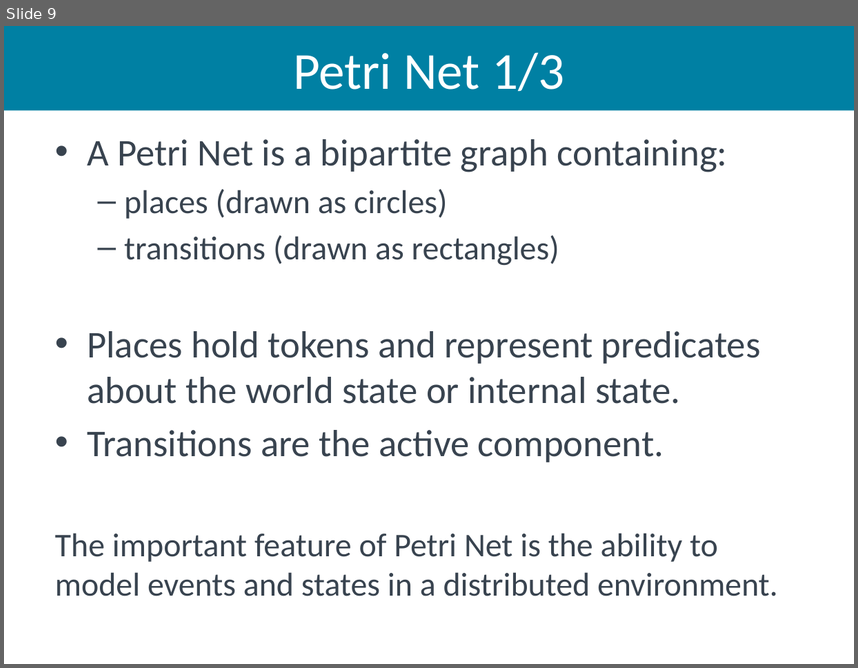
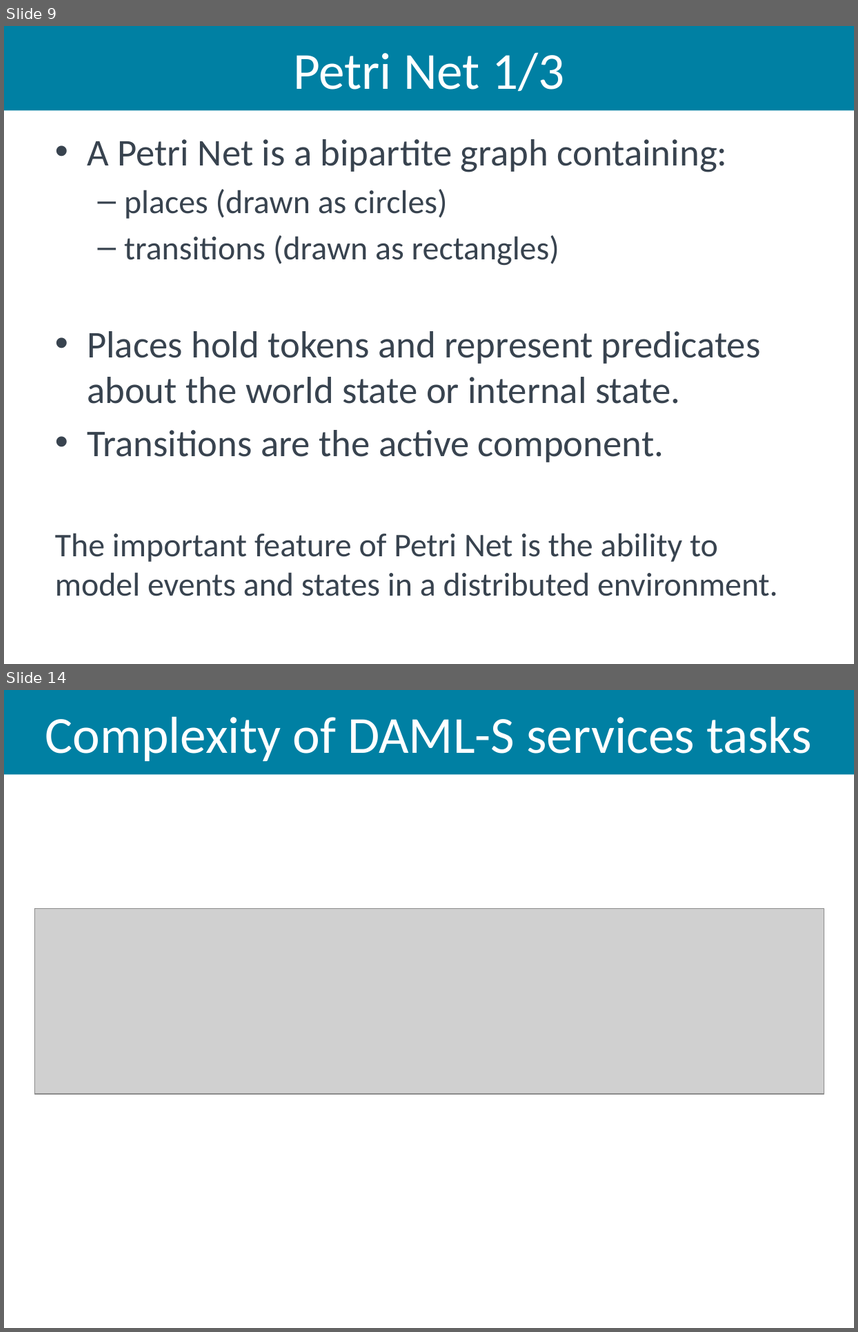
Before and after one commit to aiked/cs565, a slide deck: presentation/michath_slides.pptx. Shown one above the other, each under a label of ours: slide 9 before the commit, slides 9 and 14 after it; the slides between them are not shown. The pictures are 858x668 and 858x1332 pixels, drawn with LibreOffice and Linux fonts; fonts in the diff are those of the drawing; grey boxes stand for pictures. Boxes give left, top, right and bottom in pixels: in the first picture for what was removed or moved away, otherwise in the second. Text is boxed around its words. In the diff, an @@ line names an element or a change of style, - is before the commit and + after.

```diff
--- a/presentation/michath_slides.pptx
+++ b/presentation/michath_slides.pptx
@@ slide 14 added at (4, 690, 854, 1328), background #FFFFFF @@
@@ title added at (4, 690, 854, 774), fill #0080A3, 44 pt, text #FFFFFF @@
+Complexity of DAML-S services tasks
@@ picture added at (34, 909, 824, 1094) @@
```
Also in this commit, not shown: 1 slide changed, 4 other slides added, 10 other files.
